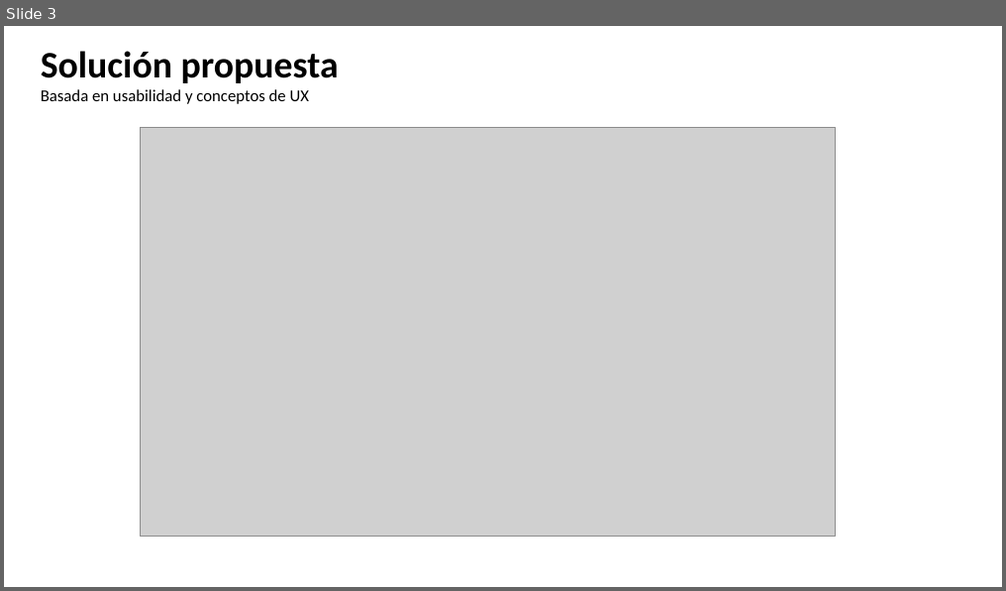
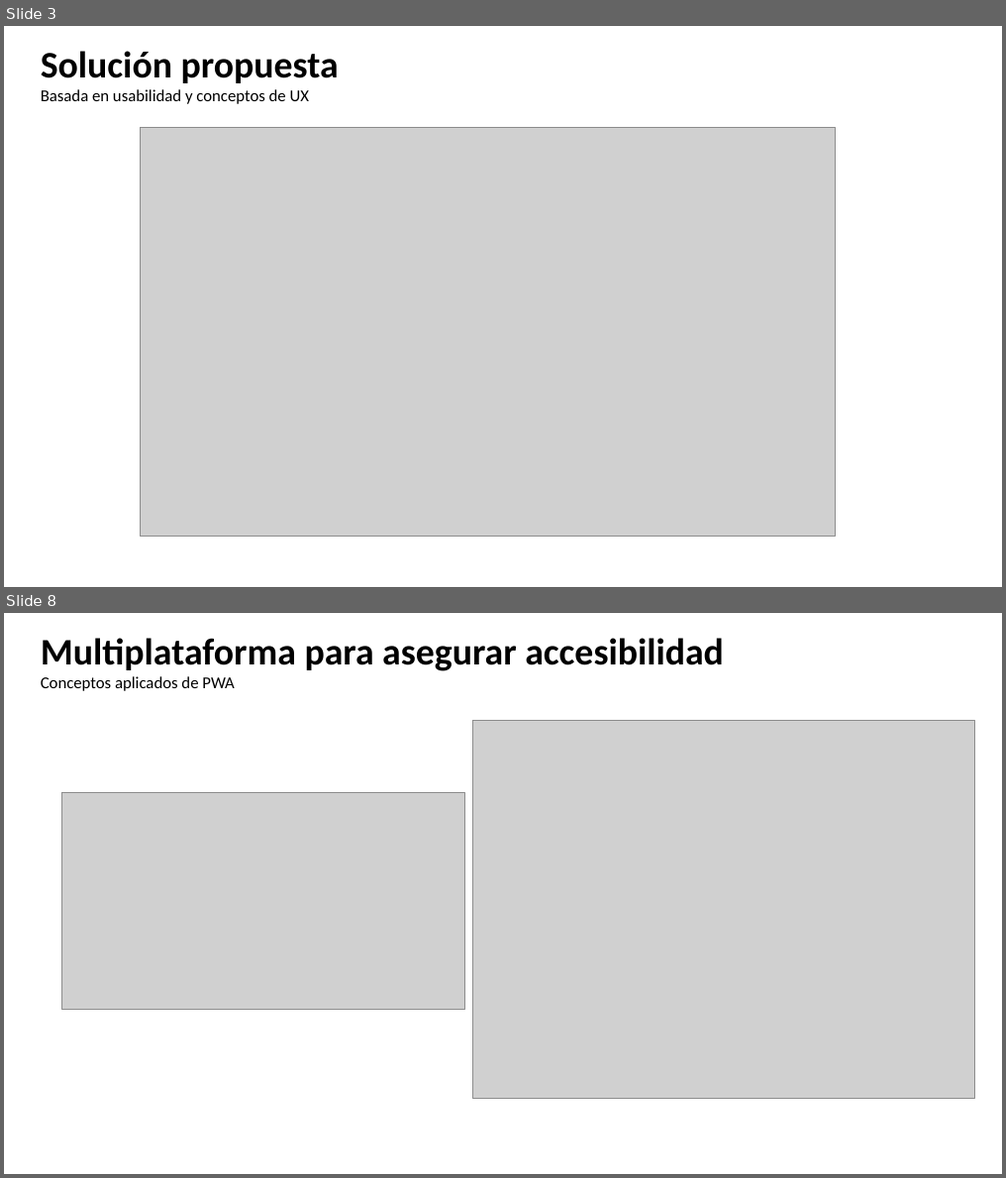
Before and after one commit to iRetray/RetoSofkathon, a slide deck: PresentacionSpeakly.pptx. Shown one above the other, each under a label of ours: slide 3 before the commit, slides 3 and 8 after it; the slides between them are not shown. The pictures are 1006x591 and 1006x1178 pixels, drawn with LibreOffice and Linux fonts; fonts in the diff are those of the drawing; grey boxes stand for pictures. Boxes give left, top, right and bottom in pixels: in the first picture for what was removed or moved away, otherwise in the second. Text is boxed around its words. In the diff, an @@ line names an element or a change of style, - is before the commit and + after.

```diff
--- a/PresentacionSpeakly.pptx
+++ b/PresentacionSpeakly.pptx
@@ slide 8 added at (x1=4, y1=613, x2=1002, y2=1174), background #FFFFFF @@
@@ text added at (x1=41, y1=638, x2=724, y2=691), 36 pt, text #000000, bold @@
+Multiplataforma para asegurar accesibilidad
+Conceptos aplicados de PWA
@@ picture added at (x1=473, y1=721, x2=975, y2=1099) @@
@@ picture added at (x1=62, y1=792, x2=465, y2=1010) @@
```
Also in this commit, not shown: 5 other slides added.
